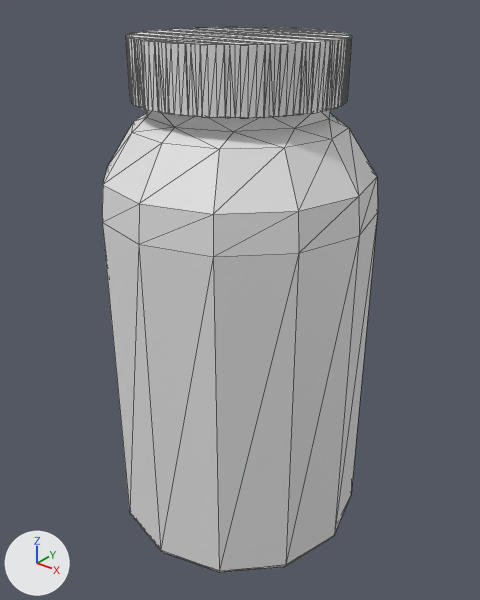
Renders of the FBX model Gymnasiearbete/Assets/Models/Healing-Item-Pills.fbx from each side of a commit.
Both versions are drawn from a camera (50 mm lens) standing at (2.2, -2.75, 3.13) and looking at (0.01, 0.0, 1.43). The axes (+X, +Y, +Z) are drawn at lower left. The lights are the same throughout. Mesh edges are drawn as thin lines.

Objects in the first picture: 'Healing-Item-Pills'.
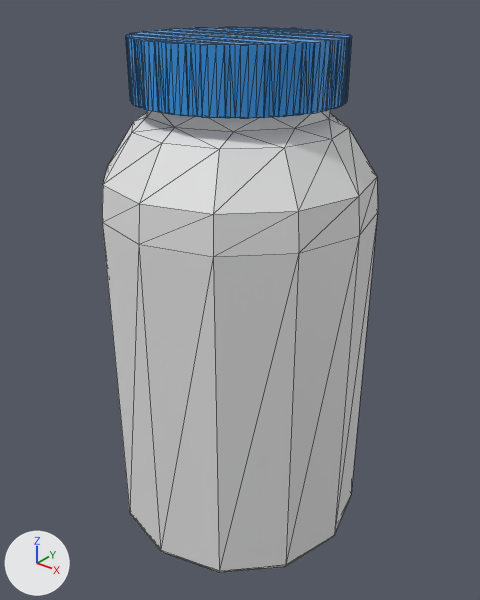
Where the newer file only moved an object's origin or applied its transform, the numbers keep the older frame.

Where the change shows, as pixel boxes (x1, y1, x2, y2) in the pictures (480 x 600 px):
part 1 of me_healing_item_pills, recoloured (white to blue)
    both: (126, 27, 352, 118)

What the commit changed:
Material 'Bottle top' (mat_bottle_top) is new.
Its base color is (0.0378, 0.313, 0.8) (blue #3798e7).
Its roughness is 0.4.
Material 'Bottle' (mat_bottle) is new.
Its base color is (0.8, 0.8, 0.8) (white #e7e7e7).
me_healing_item_pills has 423 vertices, 842 faces and spans x -0.75..0.75, y -0.75..0.75, z 0.0..2.88.
me_healing_item_pills is used by ob_healing_item_pills; location (0.0, 0.0, 0.0).
me_healing_item_pills part 1: all 648 faces centred in x -0.55..0.55, y -0.55..0.55, z 2.58..2.88 switch from no material to mat_bottle_top (blue #3798e7).
me_healing_item_pills now uses material mat_bottle (white #e7e7e7).
